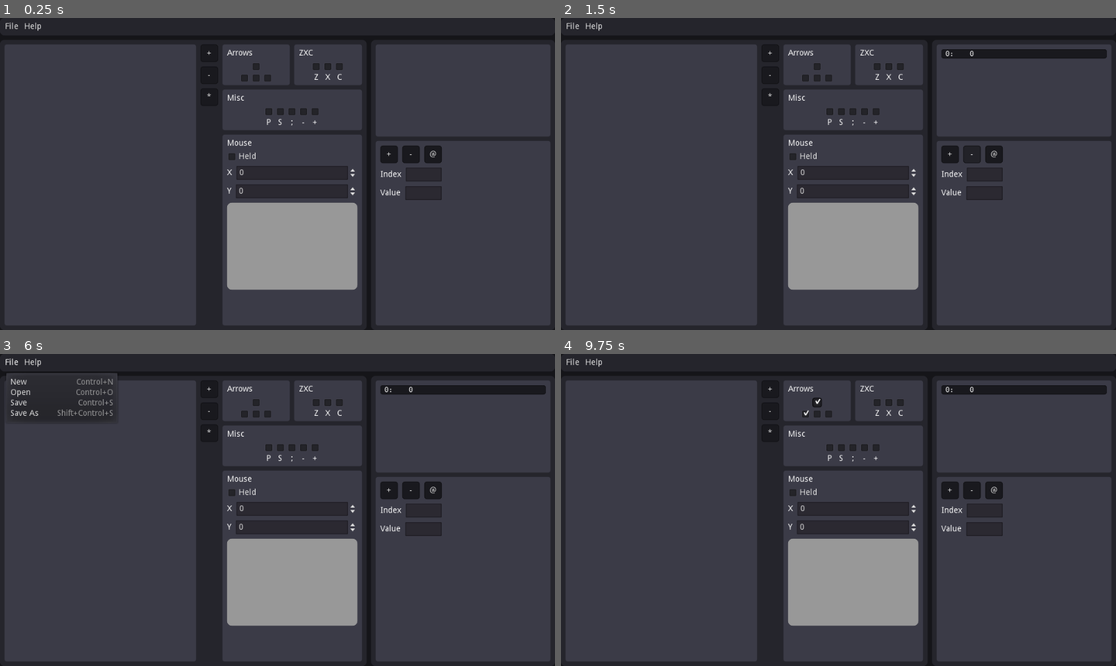
Above: before the commit, frames 1-4 (two rows, left to right).
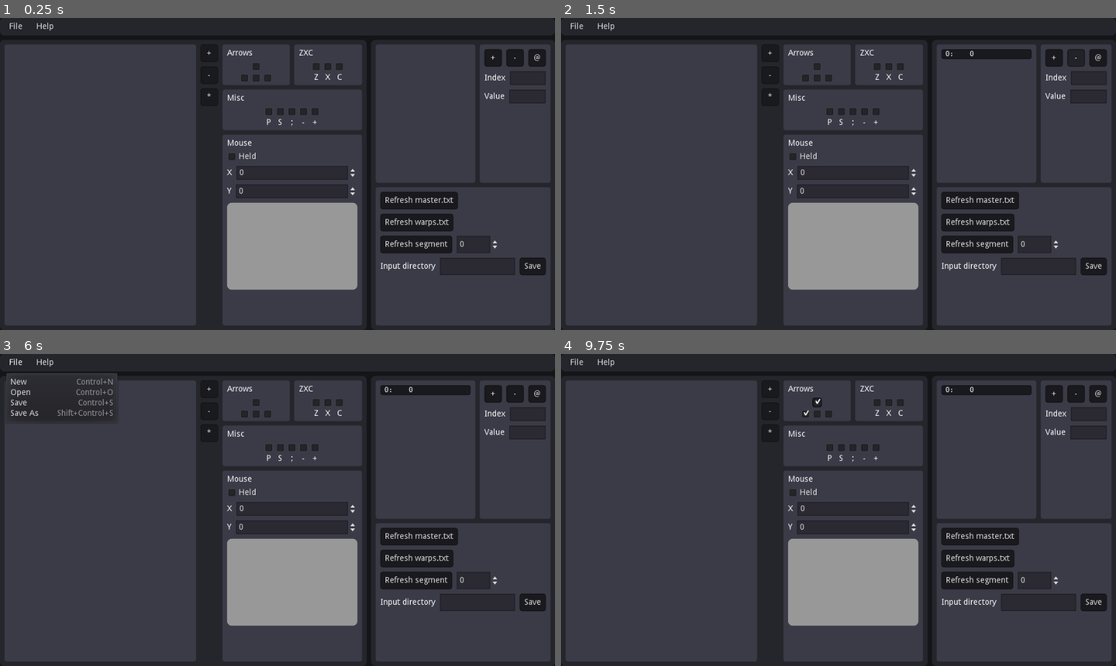
Above: after the commit, the same moments.

Repository: GTcreyon/tas63editor-gd
Game: Godot game, scene res://main.tscn
Two runs of this game, one before a commit and one after it. Both use one fixed random seed, a clock stepped at 60 frames per second and the inputs below.
Inputs (mouse positions are in pixels of both pictures, inside the frame that each line leads up to):
- Up to frame 1 (0.25 s): no input
- Up to frame 2 (1.5 s): click "+" at 0.5 s; click "-" at 1.25 s
- Up to frame 3 (6 s): click "@" at 2 s; click (421, 538) at 2.75 s, where only the run after the commit has a clickable "Refresh master.txt"; click (416, 559) at 3.5 s, where only the run after the commit has a clickable "Refresh warps.txt"; click (416, 581) at 4.25 s, where only the run after the commit has a clickable "Refresh segment"; click (532, 603) at 5 s, where only the run after the commit has a clickable "Save"; click "File" at 5.75 s
- Up to frame 4 (9.75 s): click "+" at 6.5 s; click "-" at 7.25 s; click "*" at 8 s; click (816, 403) at 8.75 s; click (805, 413) at 9.5 s

The runs differ from the first frame. In frame 1, 4.9% of the frame differs, in the area x 1-100%, y 1-83%; in frame 2, 4.8%; in frame 3, 4.8%; in frame 4, 4.8%.
Error in both runs: Invalid get index '-1' (on base: 'Array'). (res://clone_frame.gd:9)

Commit message:
Add refresh support

Diff:
--- a/frame.gd
+++ b/frame.gd
@@ -1,7 +1,6 @@
 class_name Frame
 extends Button
 
-onready var label = $Label
 onready var main = $"/root/Main"
 
 var keys = {
@@ -42,7 +41,7 @@
 
 
 func update_input_string() -> void:
-	label.text = " %-5s %s %s" % ["%d:" % get_index(), get_key_string(), get_mouse_string()]
+	text = " %-5s %s %s" % ["%d:" % get_index(), get_key_string(), get_mouse_string()]
 
 
 
--- a/frame.tscn
+++ b/frame.tscn
@@ -3,15 +3,11 @@
 [ext_resource path="res://frame.gd" type="Script" id=1]
 
 [node name="Frame" type="Button"]
-margin_right = 40.0
-margin_bottom = 16.0
+margin_right = 16.0
+margin_bottom = 30.0
 theme_type_variation = "Frame"
 toggle_mode = true
+align = 0
 script = ExtResource( 1 )
 
-[node name="Label" type="Label" parent="."]
-margin_right = 40.0
-margin_bottom = 14.0
-theme_type_variation = "FrameLabel"
-
 [connection signal="button_down" from="." to="." method="_on_Frame_button_down"]
--- /dev/null
+++ b/input_path.gd
@@ -0,0 +1,15 @@
+extends LineEdit
+
+
+func _ready():
+	var file = File.new()
+	if file.open("user://input_path.txt", File.READ) == OK:
+		text = file.get_as_text()
+		file.close()
+
+
+func _on_Button_pressed():
+	var file = File.new()
+	file.open("user://input_path.txt", File.WRITE)
+	file.store_string(text)
+	file.close()
--- a/main.gd
+++ b/main.gd
@@ -1,13 +1,32 @@
 extends Control
+
+const DEFAULT_REFRESH_ARGS = [0, 0, 0]
+const REFRESH_INTERVAL = 0.25
 
 var selected_frames: Array = []
 var last_selected: int = -1
 var selected_event: Event = null
 var unsaved: bool = false
+var refresh_args = DEFAULT_REFRESH_ARGS
+var refresh_time = 0
 
 onready var frame_list = $"%InputFrames"
 onready var file_dialog = $"%FileDialog"
 onready var file_menu = $"%FileDialog/.."
+onready var input_path = $"%InputPath"
+
+
+func _process(delta) -> void:
+	refresh_time += delta
+	if refresh_time >= REFRESH_INTERVAL:
+		refresh_time = 0
+		var file = File.new()
+		var path = input_path.text + "/refresh"
+		if file.file_exists(path):
+			file.open(path, File.WRITE)
+			file.store_string("%s,%s,%s" % refresh_args)
+			file.close()
+		refresh_args = DEFAULT_REFRESH_ARGS.duplicate()
 
 
 func mark_unsaved(mark: bool = true) -> void:
--- a/main.tscn
+++ b/main.tscn
@@ -11,6 +11,10 @@
 [ext_resource path="res://remove_frame.gd" type="Script" id=9]
 [ext_resource path="res://clone_frame.gd" type="Script" id=10]
 [ext_resource path="res://random_event.gd" type="Script" id=11]
+[ext_resource path="res://refresh_master.gd" type="Script" id=12]
+[ext_resource path="res://refresh_warps.gd" type="Script" id=13]
+[ext_resource path="res://refresh_segment.gd" type="Script" id=14]
+[ext_resource path="res://input_path.gd" type="Script" id=15]
 
 [node name="Main" type="Control"]
 anchor_right = 1.0
@@ -37,7 +41,7 @@
 margin_left = 8.0
 
 [node name="File" type="MenuButton" parent="Panel/MainVBox/ToolBar/HBoxContainer"]
-margin_right = 25.0
+margin_right = 39.0
 margin_bottom = 30.0
 text = "File"
 script = ExtResource( 6 )
@@ -50,8 +54,8 @@
 access = 2
 
 [node name="Help" type="MenuButton" parent="Panel/MainVBox/ToolBar/HBoxContainer"]
-margin_left = 33.0
-margin_right = 65.0
+margin_left = 47.0
+margin_right = 93.0
 margin_bottom = 30.0
 focus_mode = 2
 text = "Help"
@@ -521,66 +525,72 @@
 margin_top = 8.0
 margin_right = -8.0
 margin_bottom = -8.0
-
-[node name="RNGPanel" type="Panel" parent="Panel/MainVBox/MainDivider/RightPanel/RightDivider"]
+size_flags_vertical = 3
+
+[node name="RNGDivider" type="HBoxContainer" parent="Panel/MainVBox/MainDivider/RightPanel/RightDivider"]
 margin_right = 302.0
-margin_bottom = 159.0
-size_flags_horizontal = 3
-size_flags_vertical = 3
-size_flags_stretch_ratio = 0.5
-theme_type_variation = "GroupPanel"
-
-[node name="ScrollContainer" type="ScrollContainer" parent="Panel/MainVBox/MainDivider/RightPanel/RightDivider/RNGPanel"]
-anchor_right = 1.0
-anchor_bottom = 1.0
-margin_left = 8.0
-margin_top = 8.0
-margin_right = -8.0
-margin_bottom = -8.0
-
-[node name="RNGEvents" type="VBoxContainer" parent="Panel/MainVBox/MainDivider/RightPanel/RightDivider/RNGPanel/ScrollContainer"]
-unique_name_in_owner = true
-margin_right = 286.0
-margin_bottom = 143.0
+margin_bottom = 239.0
+size_flags_horizontal = 3
+size_flags_vertical = 3
+
+[node name="RNGPanel" type="Panel" parent="Panel/MainVBox/MainDivider/RightPanel/RightDivider/RNGDivider"]
+margin_right = 172.0
+margin_bottom = 239.0
+size_flags_horizontal = 3
+size_flags_vertical = 3
+theme_type_variation = "GroupPanel"
+
+[node name="ScrollContainer" type="ScrollContainer" parent="Panel/MainVBox/MainDivider/RightPanel/RightDivider/RNGDivider/RNGPanel"]
+anchor_right = 1.0
+anchor_bottom = 1.0
+margin_left = 8.0
+margin_top = 8.0
+margin_right = -8.0
+margin_bottom = -8.0
+
+[node name="RNGEvents" type="VBoxContainer" parent="Panel/MainVBox/MainDivider/RightPanel/RightDivider/RNGDivider/RNGPanel/ScrollContainer"]
+unique_name_in_owner = true
+margin_right = 156.0
+margin_bottom = 223.0
 size_flags_horizontal = 3
 size_flags_vertical = 3
 custom_constants/separation = 0
 
-[node name="EventPanel" type="Panel" parent="Panel/MainVBox/MainDivider/RightPanel/RightDivider"]
-margin_top = 167.0
+[node name="EventPanel" type="Panel" parent="Panel/MainVBox/MainDivider/RightPanel/RightDivider/RNGDivider"]
+margin_left = 180.0
 margin_right = 302.0
-margin_bottom = 486.0
-size_flags_horizontal = 3
-size_flags_vertical = 3
-theme_type_variation = "GroupPanel"
-
-[node name="RNGControls" type="HBoxContainer" parent="Panel/MainVBox/MainDivider/RightPanel/RightDivider/EventPanel"]
-anchor_right = 1.0
-anchor_bottom = 1.0
-margin_left = 8.0
-margin_top = 8.0
-margin_right = -8.0
-margin_bottom = -8.0
-theme_type_variation = "GroupPanel"
-
-[node name="VBoxContainer" type="VBoxContainer" parent="Panel/MainVBox/MainDivider/RightPanel/RightDivider/EventPanel/RNGControls"]
+margin_bottom = 239.0
+rect_min_size = Vector2( 122, 0 )
+size_flags_vertical = 3
+theme_type_variation = "GroupPanel"
+
+[node name="RNGControls" type="HBoxContainer" parent="Panel/MainVBox/MainDivider/RightPanel/RightDivider/RNGDivider/EventPanel"]
+anchor_right = 1.0
+anchor_bottom = 1.0
+margin_left = 8.0
+margin_top = 8.0
+margin_right = -8.0
+margin_bottom = -8.0
+theme_type_variation = "GroupPanel"
+
+[node name="VBoxContainer" type="VBoxContainer" parent="Panel/MainVBox/MainDivider/RightPanel/RightDivider/RNGDivider/EventPanel/RNGControls"]
 margin_right = 106.0
-margin_bottom = 303.0
-
-[node name="RNGButtons" type="HBoxContainer" parent="Panel/MainVBox/MainDivider/RightPanel/RightDivider/EventPanel/RNGControls/VBoxContainer"]
+margin_bottom = 223.0
+
+[node name="RNGButtons" type="HBoxContainer" parent="Panel/MainVBox/MainDivider/RightPanel/RightDivider/RNGDivider/EventPanel/RNGControls/VBoxContainer"]
 margin_right = 106.0
 margin_bottom = 30.0
 rect_min_size = Vector2( 30, 0 )
 size_flags_horizontal = 3
 
-[node name="AddEvent" type="Button" parent="Panel/MainVBox/MainDivider/RightPanel/RightDivider/EventPanel/RNGControls/VBoxContainer/RNGButtons"]
+[node name="AddEvent" type="Button" parent="Panel/MainVBox/MainDivider/RightPanel/RightDivider/RNGDivider/EventPanel/RNGControls/VBoxContainer/RNGButtons"]
 margin_right = 30.0
 margin_bottom = 30.0
 rect_min_size = Vector2( 30, 30 )
 text = "+"
 script = ExtResource( 7 )
 
-[node name="RemoveEvent" type="Button" parent="Panel/MainVBox/MainDivider/RightPanel/RightDivider/EventPanel/RNGControls/VBoxContainer/RNGButtons"]
+[node name="RemoveEvent" type="Button" parent="Panel/MainVBox/MainDivider/RightPanel/RightDivider/RNGDivider/EventPanel/RNGControls/VBoxContainer/RNGButtons"]
 margin_left = 38.0
 margin_right = 68.0
 margin_bottom = 30.0
@@ -588,7 +598,7 @@
 text = "-"
 script = ExtResource( 8 )
 
-[node name="RandomEvent" type="Button" parent="Panel/MainVBox/MainDivider/RightPanel/RightDivider/EventPanel/RNGControls/VBoxContainer/RNGButtons"]
+[node name="RandomEvent" type="Button" parent="Panel/MainVBox/MainDivider/RightPanel/RightDivider/RNGDivider/EventPanel/RNGControls/VBoxContainer/RNGButtons"]
 margin_left = 76.0
 margin_right = 106.0
 margin_bottom = 30.0
@@ -596,41 +606,114 @@
 text = "@"
 script = ExtResource( 11 )
 
-[node name="EventIndexContainer" type="HBoxContainer" parent="Panel/MainVBox/MainDivider/RightPanel/RightDivider/EventPanel/RNGControls/VBoxContainer"]
+[node name="EventIndexContainer" type="HBoxContainer" parent="Panel/MainVBox/MainDivider/RightPanel/RightDivider/RNGDivider/EventPanel/RNGControls/VBoxContainer"]
 margin_top = 38.0
 margin_right = 106.0
 margin_bottom = 62.0
 
-[node name="Label" type="Label" parent="Panel/MainVBox/MainDivider/RightPanel/RightDivider/EventPanel/RNGControls/VBoxContainer/EventIndexContainer"]
+[node name="Label" type="Label" parent="Panel/MainVBox/MainDivider/RightPanel/RightDivider/RNGDivider/EventPanel/RNGControls/VBoxContainer/EventIndexContainer"]
 margin_top = 5.0
 margin_right = 36.0
 margin_bottom = 19.0
 text = "Index"
 
-[node name="EventIndex" type="LineEdit" parent="Panel/MainVBox/MainDivider/RightPanel/RightDivider/EventPanel/RNGControls/VBoxContainer/EventIndexContainer"]
+[node name="EventIndex" type="LineEdit" parent="Panel/MainVBox/MainDivider/RightPanel/RightDivider/RNGDivider/EventPanel/RNGControls/VBoxContainer/EventIndexContainer"]
 unique_name_in_owner = true
 margin_left = 44.0
 margin_right = 106.0
 margin_bottom = 24.0
 size_flags_horizontal = 3
 
-[node name="EventValueContainer" type="HBoxContainer" parent="Panel/MainVBox/MainDivider/RightPanel/RightDivider/EventPanel/RNGControls/VBoxContainer"]
+[node name="EventValueContainer" type="HBoxContainer" parent="Panel/MainVBox/MainDivider/RightPanel/RightDivider/RNGDivider/EventPanel/RNGControls/VBoxContainer"]
 margin_top = 70.0
 margin_right = 106.0
 margin_bottom = 94.0
 
-[node name="Label" type="Label" parent="Panel/MainVBox/MainDivider/RightPanel/RightDivider/EventPanel/RNGControls/VBoxContainer/EventValueContainer"]
+[node name="Label" type="Label" parent="Panel/MainVBox/MainDivider/RightPanel/RightDivider/RNGDivider/EventPanel/RNGControls/VBoxContainer/EventValueContainer"]
 margin_top = 5.0
 margin_right = 35.0
 margin_bottom = 19.0
 text = "Value"
 
-[node name="EventValue" type="LineEdit" parent="Panel/MainVBox/MainDivider/RightPanel/RightDivider/EventPanel/RNGControls/VBoxContainer/EventValueContainer"]
+[node name="EventValue" type="LineEdit" parent="Panel/MainVBox/MainDivider/RightPanel/RightDivider/RNGDivider/EventPanel/RNGControls/VBoxContainer/EventValueContainer"]
 unique_name_in_owner = true
 margin_left = 43.0
 margin_right = 106.0
 margin_bottom = 24.0
 size_flags_horizontal = 3
+
+[node name="MiscPanel" type="Panel" parent="Panel/MainVBox/MainDivider/RightPanel/RightDivider"]
+margin_top = 247.0
+margin_right = 302.0
+margin_bottom = 486.0
+size_flags_horizontal = 3
+size_flags_vertical = 3
+theme_type_variation = "GroupPanel"
+
+[node name="VBoxContainer" type="VBoxContainer" parent="Panel/MainVBox/MainDivider/RightPanel/RightDivider/MiscPanel"]
+anchor_right = 1.0
+anchor_bottom = 1.0
+margin_left = 8.0
+margin_top = 8.0
+margin_right = -8.0
+margin_bottom = -8.0
+
+[node name="RefreshMaster" type="Button" parent="Panel/MainVBox/MainDivider/RightPanel/RightDivider/MiscPanel/VBoxContainer"]
+margin_right = 134.0
+margin_bottom = 30.0
+size_flags_horizontal = 0
+text = "Refresh master.txt"
+script = ExtResource( 12 )
+
+[node name="RefreshWarps" type="Button" parent="Panel/MainVBox/MainDivider/RightPanel/RightDivider/MiscPanel/VBoxContainer"]
+margin_top = 38.0
+margin_right = 126.0
+margin_bottom = 68.0
+size_flags_horizontal = 0
+text = "Refresh warps.txt"
+script = ExtResource( 13 )
+
+[node name="HBoxContainer" type="HBoxContainer" parent="Panel/MainVBox/MainDivider/RightPanel/RightDivider/MiscPanel/VBoxContainer"]
+margin_top = 76.0
+margin_right = 286.0
+margin_bottom = 106.0
+
+[node name="RefreshSegment" type="Button" parent="Panel/MainVBox/MainDivider/RightPanel/RightDivider/MiscPanel/VBoxContainer/HBoxContainer"]
+margin_right = 124.0
+margin_bottom = 30.0
+size_flags_horizontal = 0
+text = "Refresh segment"
+script = ExtResource( 14 )
+
+[node name="SegmentKey" type="SpinBox" parent="Panel/MainVBox/MainDivider/RightPanel/RightDivider/MiscPanel/VBoxContainer/HBoxContainer"]
+margin_left = 132.0
+margin_right = 206.0
+margin_bottom = 30.0
+
+[node name="HBoxContainer2" type="HBoxContainer" parent="Panel/MainVBox/MainDivider/RightPanel/RightDivider/MiscPanel/VBoxContainer"]
+margin_top = 114.0
+margin_right = 286.0
+margin_bottom = 144.0
+
+[node name="Label" type="Label" parent="Panel/MainVBox/MainDivider/RightPanel/RightDivider/MiscPanel/VBoxContainer/HBoxContainer2"]
+margin_top = 8.0
+margin_right = 95.0
+margin_bottom = 22.0
+text = "Input directory"
+
+[node name="InputPath" type="LineEdit" parent="Panel/MainVBox/MainDivider/RightPanel/RightDivider/MiscPanel/VBoxContainer/HBoxContainer2"]
+unique_name_in_owner = true
+margin_left = 103.0
+margin_right = 233.0
+margin_bottom = 30.0
+size_flags_horizontal = 3
+script = ExtResource( 15 )
+
+[node name="Button" type="Button" parent="Panel/MainVBox/MainDivider/RightPanel/RightDivider/MiscPanel/VBoxContainer/HBoxContainer2"]
+margin_left = 241.0
+margin_right = 286.0
+margin_bottom = 30.0
+text = "Save"
 
 [connection signal="file_selected" from="Panel/MainVBox/ToolBar/HBoxContainer/File/FileDialog" to="Panel/MainVBox/ToolBar/HBoxContainer/File" method="_on_FileDialog_file_selected"]
 [connection signal="pressed" from="Panel/MainVBox/MainDivider/InputPanel/InputDivider/InputButtons/AddFrame" to="Panel/MainVBox/MainDivider/InputPanel/InputDivider/InputButtons/AddFrame" method="_on_AddInput_pressed"]
@@ -652,8 +735,12 @@
 [connection signal="value_changed" from="Panel/MainVBox/MainDivider/InputPanel/InputDivider/InputControls/MousePanel/VBoxContainer/MouseXContainer/MouseX" to="." method="set_frame_inputs"]
 [connection signal="value_changed" from="Panel/MainVBox/MainDivider/InputPanel/InputDivider/InputControls/MousePanel/VBoxContainer/MouseYContainer/MouseY" to="." method="set_frame_inputs"]
 [connection signal="gui_input" from="Panel/MainVBox/MainDivider/InputPanel/InputDivider/InputControls/MousePanel/VBoxContainer/MousePanel" to="Panel/MainVBox/MainDivider/InputPanel/InputDivider/InputControls/MousePanel/VBoxContainer/MousePanel" method="_on_MousePanel_gui_input"]
-[connection signal="pressed" from="Panel/MainVBox/MainDivider/RightPanel/RightDivider/EventPanel/RNGControls/VBoxContainer/RNGButtons/AddEvent" to="Panel/MainVBox/MainDivider/RightPanel/RightDivider/EventPanel/RNGControls/VBoxContainer/RNGButtons/AddEvent" method="_on_AddEvent_pressed"]
-[connection signal="pressed" from="Panel/MainVBox/MainDivider/RightPanel/RightDivider/EventPanel/RNGControls/VBoxContainer/RNGButtons/RemoveEvent" to="Panel/MainVBox/MainDivider/RightPanel/RightDivider/EventPanel/RNGControls/VBoxConta …(62 unchanged characters)…
-[connection signal="pressed" from="Panel/MainVBox/MainDivider/RightPanel/RightDivider/EventPanel/RNGControls/VBoxContainer/RNGButtons/RandomEvent" to="Panel/MainVBox/MainDivider/RightPanel/RightDivider/EventPanel/RNGControls/VBoxConta …(62 unchanged characters)…
-[connection signal="text_changed" from="Panel/MainVBox/MainDivider/RightPanel/RightDivider/EventPanel/RNGControls/VBoxContainer/EventIndexContainer/EventIndex" to="." method="set_event_data"]
-[connection signal="text_changed" from="Panel/MainVBox/MainDivider/RightPanel/RightDivider/EventPanel/RNGControls/VBoxContainer/EventValueContainer/EventValue" to="." method="set_event_data"]
+[connection signal="pressed" from="Panel/MainVBox/MainDivider/RightPanel/RightDivider/RNGDivider/EventPanel/RNGControls/VBoxContainer/RNGButtons/AddEvent" to="Panel/MainVBox/MainDivider/RightPanel/RightDivider/RNGDivider/EventPanel/RNGControls/VBoxContainer/RNGButtons/AddEvent" method="_on_AddEvent_pressed"]
+[connection signal="pressed" from="Panel/MainVBox/MainDivider/RightPanel/RightDivider/RNGDivider/EventPanel/RNGControls/VBoxContainer/RNGButtons/RemoveEvent" to="Panel/MainVBox/MainDivider/RightPanel/RightDivider/RNGDivider/EventPanel/RNGControls/VBoxConta …(62 unchanged characters)…
+[connection signal="pressed" from="Panel/MainVBox/MainDivider/RightPanel/RightDivider/RNGDivider/EventPanel/RNGControls/VBoxContainer/RNGButtons/RandomEvent" to="Panel/MainVBox/MainDivider/RightPanel/RightDivider/RNGDivider/EventPanel/RNGControls/VBoxConta …(62 unchanged characters)…
+[connection signal="text_changed" from="Panel/MainVBox/MainDivider/RightPanel/RightDivider/RNGDivider/EventPanel/RNGControls/VBoxContainer/EventIndexContainer/EventIndex" to="." method="set_event_data"]
+[connection signal="text_changed" from="Panel/MainVBox/MainDivider/RightPanel/RightDivider/RNGDivider/EventPanel/RNGControls/VBoxContainer/EventValueContainer/EventValue" to="." method="set_event_data"]
+[connection signal="pressed" from="Panel/MainVBox/MainDivider/RightPanel/RightDivider/MiscPanel/VBoxContainer/RefreshMaster" to="Panel/MainVBox/MainDivider/RightPanel/RightDivider/MiscPanel/VBoxContainer/RefreshMaster" method="_on_RefreshMaster_pressed"]
+[connection signal="pressed" from="Panel/MainVBox/MainDivider/RightPanel/RightDivider/MiscPanel/VBoxContainer/RefreshWarps" to="Panel/MainVBox/MainDivider/RightPanel/RightDivider/MiscPanel/VBoxContainer/RefreshWarps" method="_on_RefreshWarps_pressed"]
+[connection signal="pressed" from="Panel/MainVBox/MainDivider/RightPanel/RightDivider/MiscPanel/VBoxContainer/HBoxContainer/RefreshSegment" to="Panel/MainVBox/MainDivider/RightPanel/RightDivider/MiscPanel/VBoxContainer/HBoxContainer/RefreshSegment" method="_on_RefreshSegment_pressed"]
+[connection signal="pressed" from="Panel/MainVBox/MainDivider/RightPanel/RightDivider/MiscPanel/VBoxContainer/HBoxContainer2/Button" to="Panel/MainVBox/MainDivider/RightPanel/RightDivider/MiscPanel/VBoxContainer/HBoxContainer2/InputPath" method="_on_Button_pressed"]
--- /dev/null
+++ b/refresh_master.gd
@@ -0,0 +1,7 @@
+extends Button
+
+onready var main = $"/root/Main"
+
+
+func _on_RefreshMaster_pressed():
+	main.refresh_args[0] = 1
--- /dev/null
+++ b/refresh_segment.gd
@@ -0,0 +1,8 @@
+extends Button
+
+onready var main = $"/root/Main"
+onready var segment_key = $"../SegmentKey"
+
+
+func _on_RefreshSegment_pressed():
+	main.refresh_args[2] = segment_key.value
--- /dev/null
+++ b/refresh_warps.gd
@@ -0,0 +1,7 @@
+extends Button
+
+onready var main = $"/root/Main"
+
+
+func _on_RefreshWarps_pressed():
+	main.refresh_args[1] = 1
--- a/theme.tres
+++ b/theme.tres
@@ -8,6 +8,10 @@
 [sub_resource type="StyleBoxEmpty" id=8]
 
 [sub_resource type="StyleBoxFlat" id=7]
+content_margin_left = 8.0
+content_margin_right = 8.0
+content_margin_top = 8.0
+content_margin_bottom = 8.0
 bg_color = Color( 0.1344, 0.1344, 0.16, 1 )
 border_width_left = 1
 border_width_top = 1
@@ -20,6 +24,10 @@
 corner_radius_bottom_left = 4
 
 [sub_resource type="StyleBoxFlat" id=5]
+content_margin_left = 8.0
+content_margin_right = 8.0
+content_margin_top = 8.0
+content_margin_bottom = 8.0
 bg_color = Color( 0.101961, 0.101961, 0.121569, 1 )
 border_width_left = 1
 border_width_top = 1
@@ -32,6 +40,10 @@
 corner_radius_bottom_left = 4
 
 [sub_resource type="StyleBoxFlat" id=6]
+content_margin_left = 8.0
+content_margin_right = 8.0
+content_margin_top = 8.0
+content_margin_bottom = 8.0
 bg_color = Color( 0.0336, 0.0336, 0.04, 1 )
 corner_radius_top_left = 4
 corner_radius_top_right = 4
@@ -39,6 +51,34 @@
 corner_radius_bottom_left = 4
 
 [sub_resource type="StyleBoxEmpty" id=9]
+
+[sub_resource type="StyleBoxFlat" id=12]
+content_margin_left = 4.0
+content_margin_right = 4.0
+bg_color = Color( 0.1344, 0.1344, 0.16, 1 )
+border_width_left = 1
+border_width_top = 1
+border_width_right = 1
+border_width_bottom = 1
+border_color = Color( 0.0672, 0.0672, 0.08, 1 )
+corner_radius_top_left = 4
+corner_radius_top_right = 4
+corner_radius_bottom_right = 4
+corner_radius_bottom_left = 4
+
+[sub_resource type="StyleBoxFlat" id=11]
+content_margin_left = 4.0
+content_margin_right = 4.0
+bg_color = Color( 0.101961, 0.101961, 0.121569, 1 )
+border_width_left = 1
+border_width_top = 1
+border_width_right = 1
+border_width_bottom = 1
+border_color = Color( 0.0672, 0.0672, 0.08, 1 )
+corner_radius_top_left = 4
+corner_radius_top_right = 4
+corner_radius_bottom_right = 4
+corner_radius_bottom_left = 4
 
 [sub_resource type="StyleBoxFlat" id=10]
 bg_color = Color( 0.0336, 0.0336, 0.04, 1 )
@@ -78,6 +118,9 @@
 Button/styles/pressed = SubResource( 6 )
 CheckBox/styles/normal = SubResource( 9 )
 Frame/base_type = "Button"
+Frame/fonts/font = ExtResource( 1 )
+Frame/styles/hover = SubResource( 12 )
+Frame/styles/normal = SubResource( 11 )
 Frame/styles/pressed = SubResource( 10 )
 FrameLabel/base_type = "Label"
 FrameLabel/fonts/font = ExtResource( 1 )
Not shown: 1 places in main.tscn that only renumber resources
Not shown: 1 places in theme.tres that only renumber resources
